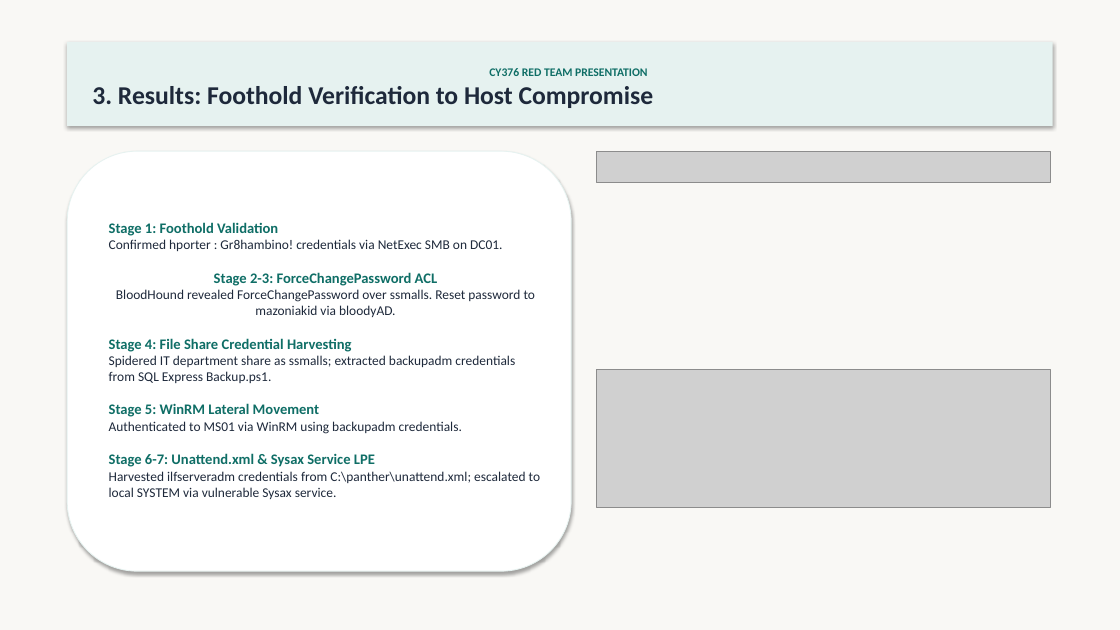
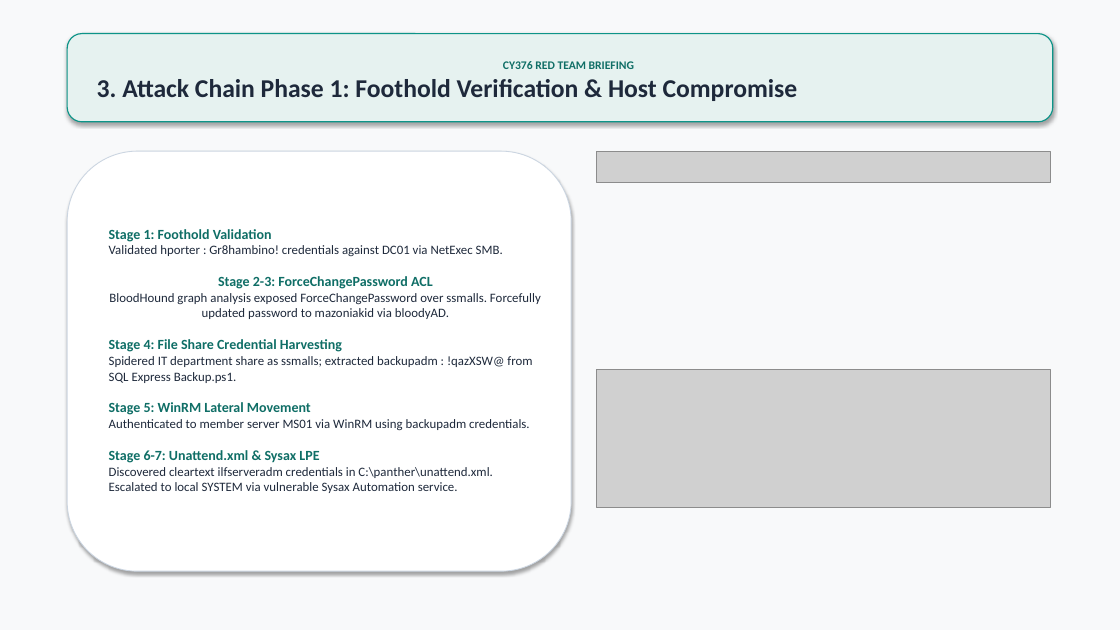
Before and after one commit to Mazonia/privilege-escalation-n-dom-compromise, a slide deck: slide 4 of docs/INLANEFREIGHT_AD_Compromise_Presentation.pptx. Drawn at 1120x630 pixels with LibreOffice and Linux fonts; fonts in the diff are those of the drawing; grey boxes stand for pictures. Boxes give left, top, right and bottom in pixels: in the first picture for what was removed or moved away, otherwise in the second. Text is boxed around its words. In the diff, an @@ line names an element or a change of style, - is before the commit and + after.

```diff
--- a/docs/INLANEFREIGHT_AD_Compromise_Presentation.pptx
+++ b/docs/INLANEFREIGHT_AD_Compromise_Presentation.pptx
@@ background #F9F8F5 to #F8F9FA @@
@@ rounded rectangle "CY376 RED TEAM BRIEFING": place and size @@
-rounded rectangle "CY376 RED TEAM BRIEFING" at [67,42,1053,126]
+rounded rectangle "CY376 RED TEAM BRIEFING" at [67,34,1053,122]
@@ rounded rectangle "CY376 RED TEAM BRIEFING" at [67,34,1053,122]: rectangle to rounded rectangle; outline none to #0D9488 1 pt @@
@@ text in rounded rectangle at [97,61,798,101]: text changed @@
-CY376 RED TEAM PRESENTATION
-3. Results: Foothold Verification to Host Compromise
+CY376 RED TEAM BRIEFING
+3. Attack Chain Phase 1: Foothold Verification & Host Compromise
@@ rounded rectangle "Stage 1: Foothold Validation Validated ..." at [67,151,571,571]: outline #E6F2F0 0.75 pt to #CBD5E1 0.75 pt @@
@@ text in rounded rectangle at [109,229,541,493]: text changed; size 11.5 to 11 pt @@
-Stage 1: Foothold Validation
-Confirmed hporter : Gr8hambino! credentials via NetExec SMB on DC01.
-Stage 2-3: ForceChangePassword ACL
-BloodHound revealed ForceChangePassword over ssmalls. Reset password to mazoniakid via bloodyAD.
-Stage 4: File Share Credential Harvesting
-Spidered IT department share as ssmalls; extracted backupadm credentials from SQL Express Backup.ps1.
-Stage 5: WinRM Lateral Movement
-Authenticated to MS01 via WinRM using backupadm credentials.
-Stage 6-7: Unattend.xml & Sysax Service LPE
-Harvested ilfserveradm credentials from C:\panther\unattend.xml; escalated to local SYSTEM via vulnerable Sysax service.
+Stage 1: Foothold Validation
+Validated hporter : Gr8hambino! credentials against DC01 via NetExec SMB.
+Stage 2-3: ForceChangePassword ACL
+BloodHound graph analysis exposed ForceChangePassword over ssmalls. Forcefully updated password to mazoniakid via bloodyAD.
+Stage 4: File Share Credential Harvesting
+Spidered IT department share as ssmalls; extracted backupadm : !qazXSW@ from SQL Express Backup.ps1.
+Stage 5: WinRM Lateral Movement
+Authenticated to member server MS01 via WinRM using backupadm credentials.
+Stage 6-7: Unattend.xml & Sysax LPE
+Discovered cleartext ilfserveradm credentials in C:\panther\unattend.xml. Escalated to local SYSTEM via vulnerable Sysax Automation service.
```
Also in this commit, not shown: 8 other slides changed, 2 other files.
